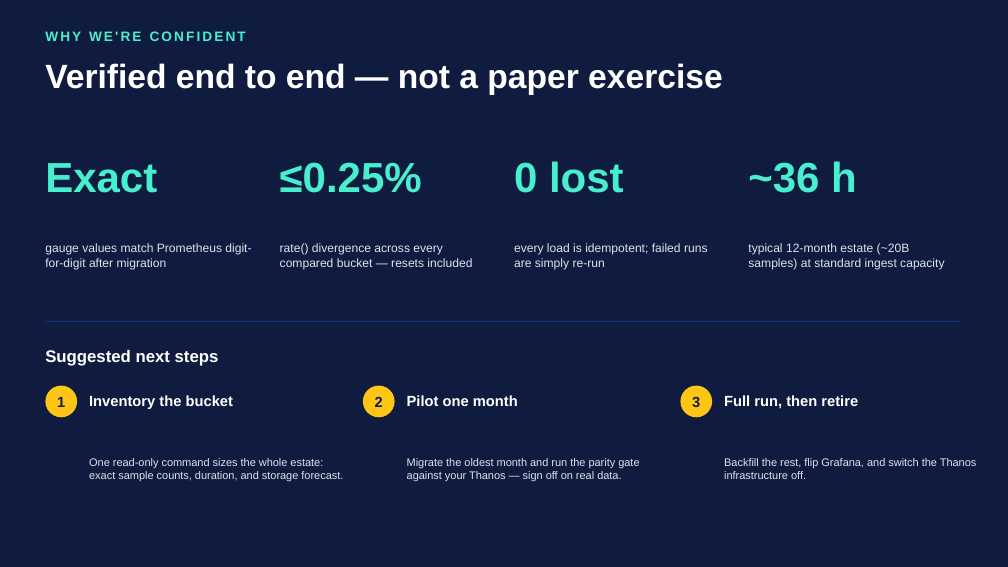
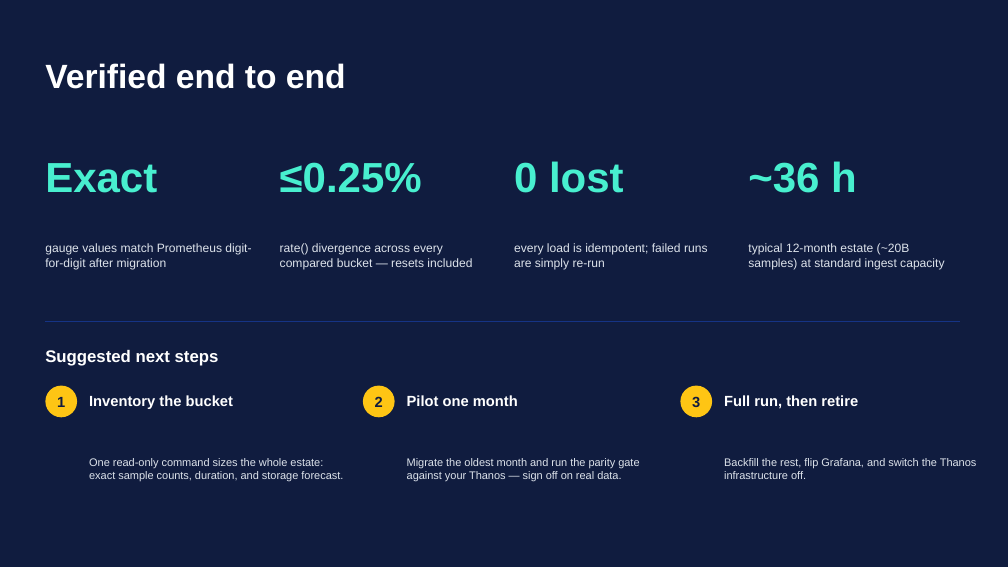
Before and after one commit to rkernutt/thanos-to-elastic, a slide deck: slide 6 of slides/thanos-to-elastic-migration.pptx (slide 5 before the commit). Drawn at 1008x567 pixels with LibreOffice and Linux fonts; fonts in the diff are those of the drawing; background and template pictures are left out. Boxes give left, top, right and bottom in pixels: in the first picture for what was removed or moved away, otherwise in the second. Text is boxed around its words. In the diff, an @@ line names an element or a change of style, - is before the commit and + after.

```diff
--- a/slides/thanos-to-elastic-migration.pptx
+++ b/slides/thanos-to-elastic-migration.pptx
@@ text removed at box(45, 31, 246, 41) @@
-WHY WE'RE CONFIDENT
@@ text at box(45, 63, 346, 89): text changed @@
-Verified end to end — not a paper exercise
+Verified end to end
```
Also in this commit, not shown: 4 other slides changed, 1 slide added, 1 other file.
